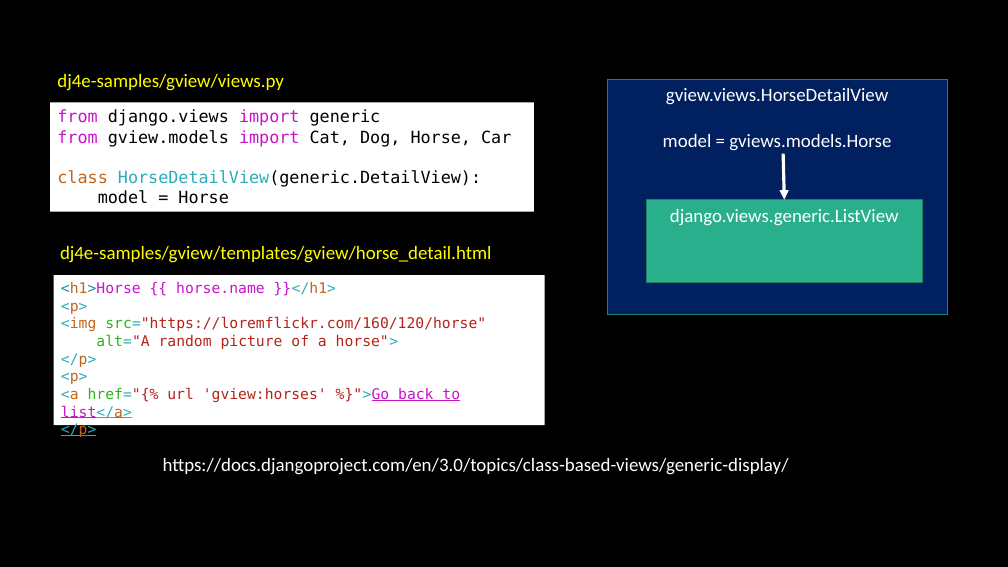
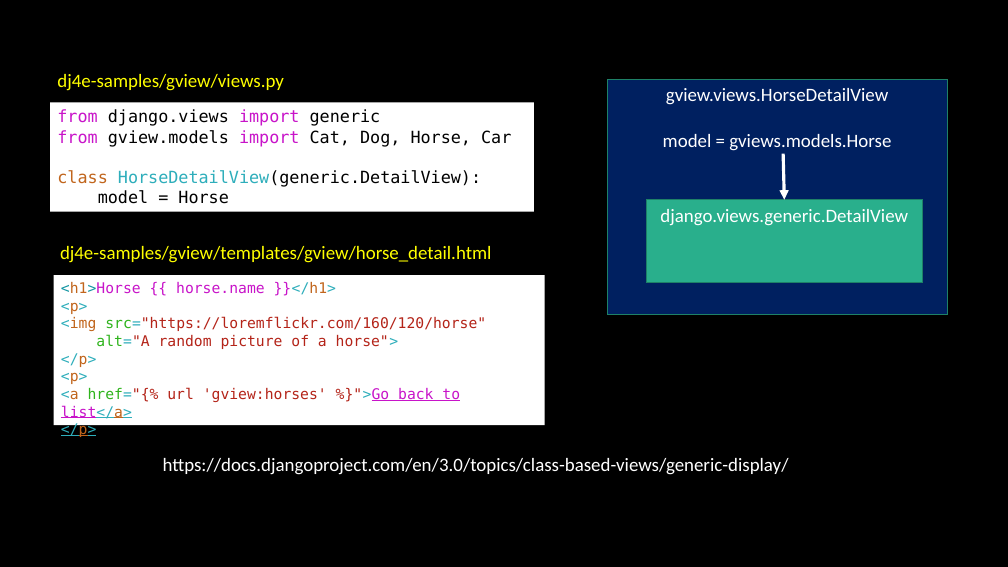
Before and after one commit to csev/dj4e, a slide deck: slide 11 of lectures/DJ-07-Views-Generic.pptx. Drawn at 1008x567 pixels with LibreOffice and Linux fonts; fonts in the diff are those of the drawing. Boxes give left, top, right and bottom in pixels: in the first picture for what was removed or moved away, otherwise in the second. Text is boxed around its words. In the diff, an @@ line names an element or a change of style, - is before the commit and + after.

```diff
--- a/lectures/DJ-07-Views-Generic.pptx
+++ b/lectures/DJ-07-Views-Generic.pptx
@@ text in rectangle at (660, 209, 908, 226): text changed @@
-django.views.generic.ListView
+django.views.generic.DetailView
```
Also in this commit, not shown: 3 other files.
